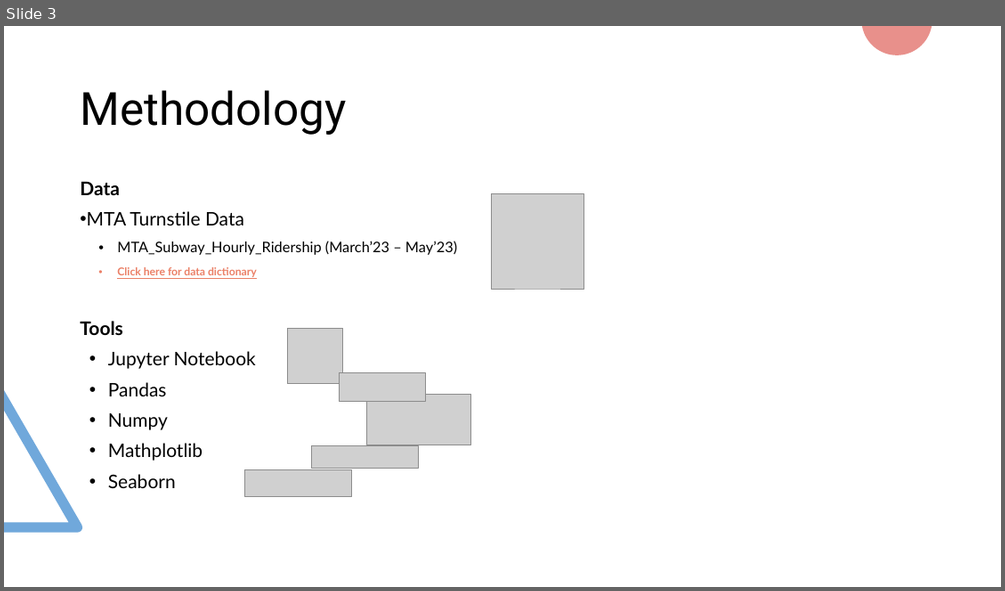
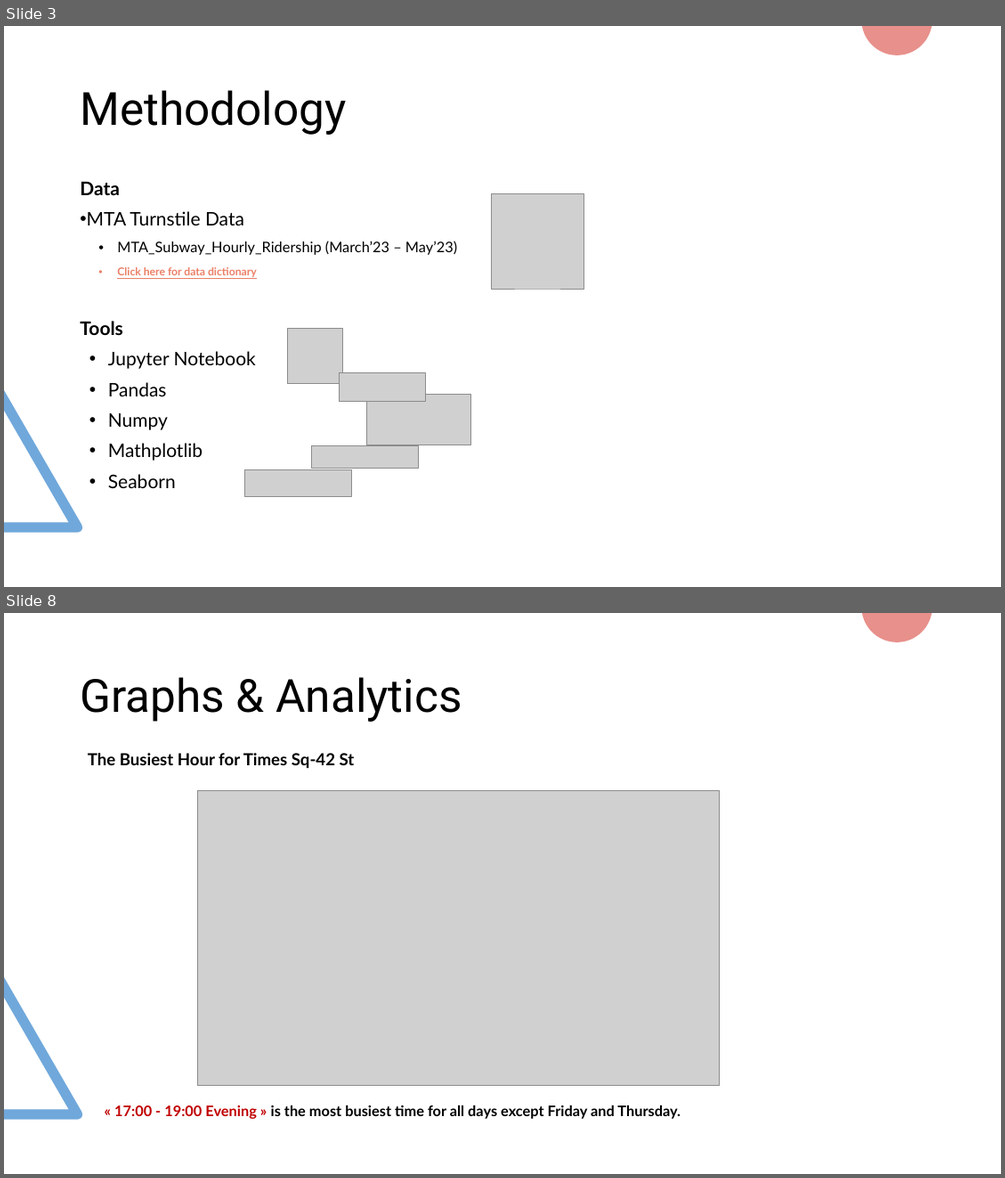
Before and after one commit to baharturgutinan/istdsa_bahar, a slide deck: WTWY Street Teams_2.pptx. Shown one above the other, each under a label of ours: slide 3 before the commit, slides 3 and 8 after it; the slides between them are not shown. The pictures are 1005x591 and 1005x1178 pixels, drawn with LibreOffice and Linux fonts; fonts in the diff are those of the drawing; grey boxes stand for pictures. Boxes give left, top, right and bottom in pixels: in the first picture for what was removed or moved away, otherwise in the second. Text is boxed around its words. In the diff, an @@ line names an element or a change of style, - is before the commit and + after.

```diff
--- a/WTWY Street Teams_2.pptx
+++ b/WTWY Street Teams_2.pptx
@@ slide 8 added at bbox=[4, 613, 1001, 1174], background #FFFFFF; not listed: 2 template elements that a slide beside it also shows @@
@@ text added at bbox=[80, 677, 461, 722], 44 pt, text #000000 @@
+Graphs & Analytics
@@ text added at bbox=[88, 753, 355, 768], 16 pt, text #000000, bold @@
+The Busiest Hour for Times Sq-42 St
@@ picture added at bbox=[198, 790, 720, 1086] @@
@@ text added at bbox=[114, 1105, 680, 1119], 14 pt, text #000000, bold @@
+« 17:00 - 19:00 Evening » is the most busiest time for all days except Friday and Thursday.
```
Also in this commit, not shown: 2 slides changed, 5 other slides added.
